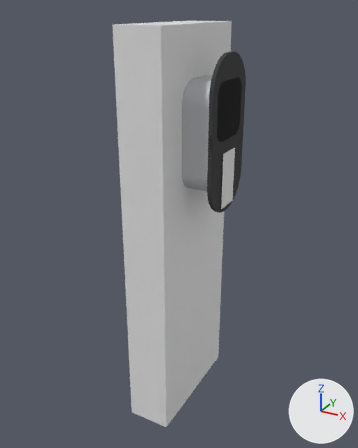
A saved change to the FBX model src/assets/model/power_wall.fbx.
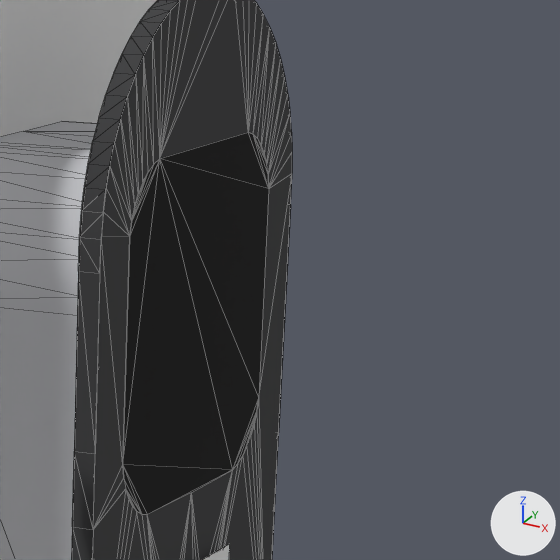
There are two pictures of each version: one whole from a 50 mm camera at (0.922, -1.849, 1.86) aimed at (-0.089, -0.012, 0.941), one close up on the part from 55% to 81% of the width and 12% to 33% of the height. The axes (+X, +Y, +Z) are drawn at lower right. The lights are the same throughout. The close-ups show mesh edges as thin lines. Where no turn or scale is listed for an object, it has been applied to the vertices.

Names of what the first close-up shows: 'black', 'grey', 'wall', 'white'.
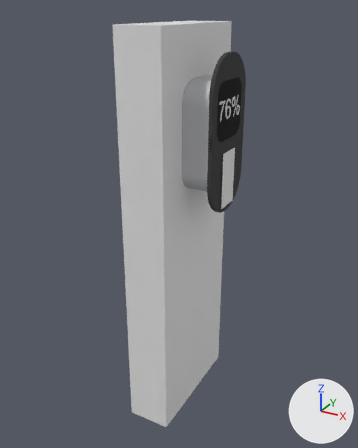
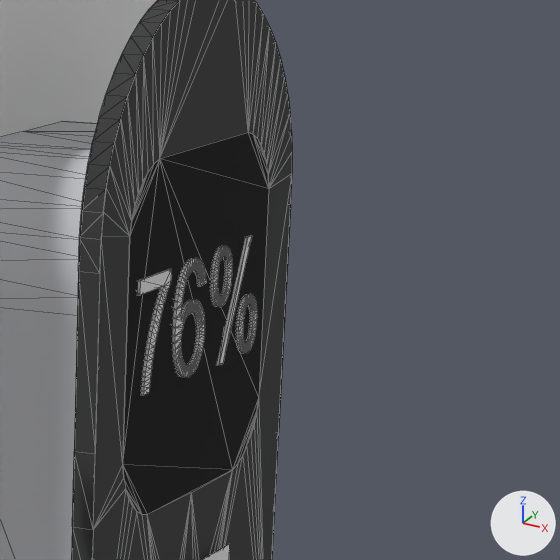
Pixel boxes (x1, y1, x2, y2) of what changed, in the close-ups (560 x 560 px):
'text', now drawn: after (138, 236, 257, 395)

Diff of the bpy script that builds the scene:
```diff
--- a/src/assets/model/power_wall.fbx.py
+++ b/src/assets/model/power_wall.fbx.py
@@ me_mesh_006 @@
+me_mesh_006.from_pydata(...)  # 930 vertices, 1852 faces; spans x -0.102..0.102, y -0.003..0.078, z 0.0..0.01
@@ ob_text @@
-ob_text = bpy.data.objects.new('text', None)
+ob_text = bpy.data.objects.new('text', me_mesh_006)
 ob_text.location = (0.127, 0.0, 1.45)
```
